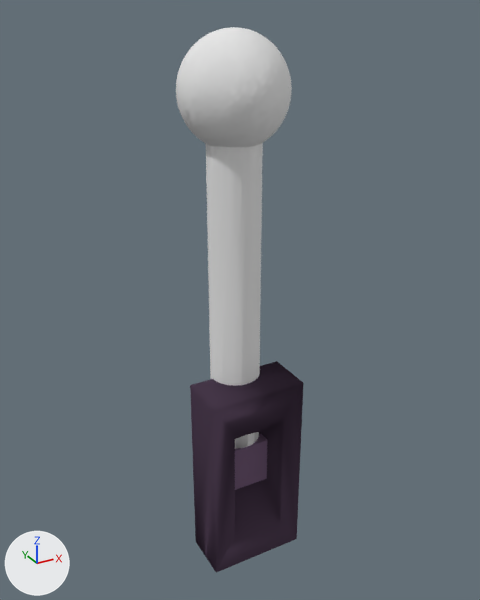
The Blender file HackerMan/Assets/Object Files/Lever_V1.blend as it was, and as the next commit left it.
Rendered twice from a 50 mm camera at (-11.2, -20.8, 17.6) aimed at (0.3, 0.1, 7.1). Arrows for +X, +Y and +Z are at lower left; the lights stay in place.

Names of what the first picture shows: 'Cube', 'rod', 'rod_socket'.
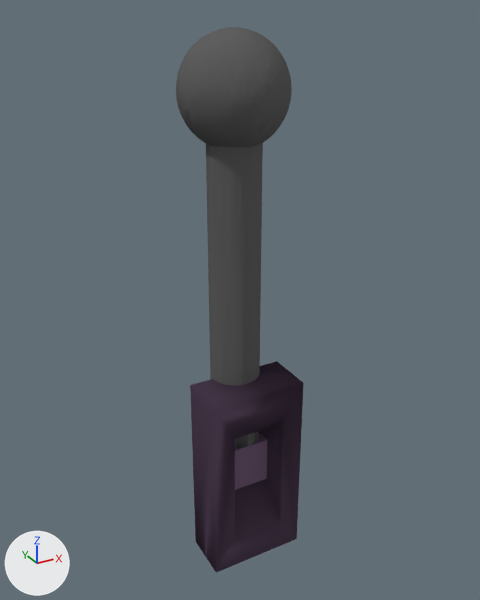
What changed in the scene script:
```text
Change mat_material_0_001:
    mat_material_0_001.base_color: (0.8, 0.8, 0.8) -> (0.117, 0.117, 0.117)  # white #e7e7e7 -> dark grey #606060
```

Boxes (x1, y1, x2, y2) around the edits, measured in the pictures (480 x 600 px):
'rod', recoloured: (176, 27, 292, 449) in both
